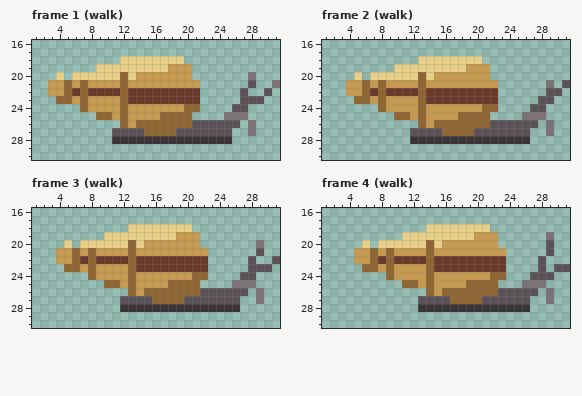
Two states of a pixel-art file, Assets/Animales/caracol_terrestre_de_jf.aseprite. The picture above is the old version.
32x32 pixels, 8 frames. Colours within 5 levels of each other are drawn and written as one. Shown: frame 1 (walk): x 1..31, y 16..30; frame 2 (walk): x 1..31, y 16..30; frame 3 (walk): x 1..31, y 16..30; frame 4 (walk): x 1..31, y 16..30. The commit also changed other frames, which this record leaves out.
The result:
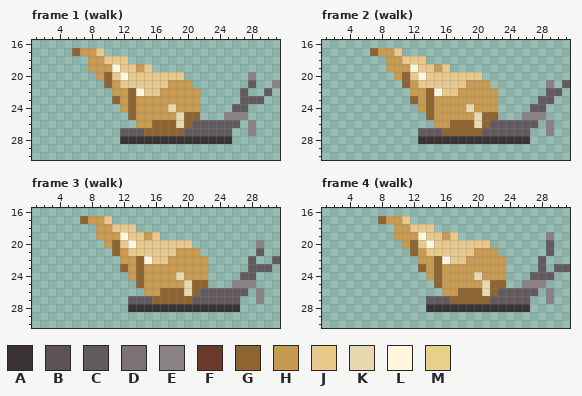
Palette (. is transparent): A #3a3436  B #5a5256  C #625a5e  D #7a7276  E #8a8286  F #6a3a2a  G #8e6430  H #c89a50  J #e8c88a  K #e8d8b0  L #fff4dc  M #e8d088
Edits made:
Changed rows in their new state; - is an unchanged pixel.
Frame 1 (walk):
first column x 3:
17 ---GHHJ----------------------
18 -----HHJJJ.......------------
19 -----HHHLJJHJ.....-----------
20 -.-...HGJLJJJJJJJ.-------E---
21 .......G-JJJJJJ---.------C--E
22 ........HHGLJJHHHHH-----C--C-
23 -.......GHGHHHHHHHH-----CCC--
24 ----.....HG----K-HH----CC----
25 ------....G---HHK-G---EEE----
26 ---------..HH---K-CCCCCC-E---
27 --------.CCC----GCCCCCC--E---
28 --------.--------------------
Frame 2 (walk):
first column x 4:
17 ---GHHJ---------------------
18 -----HHJJJ.......-----------
19 -----HHHLJJHJ.....----------
20 -.-...HGJLJJJJJJJ.----------
21 .......G-JJJJJJ---.------E-C
22 ........HHGLJJHHHHH------CC-
23 -.......GHGHHHHHHHH-----CC--
24 ----.....HG----K-HH----CC---
25 ------....G---HHK-G---EEE---
26 ---------..HH---K-CCCCCC-E--
27 --------.CCC----GCCCCCC--E--
28 --------.-------------------
Frame 3 (walk):
first column x 4:
17 ---GHHJ---------------------
18 -----HHJJJ.......-----------
19 -----HHHLJJHJ.....----------
20 -.-...HGJLJJJJJJJ.-------E--
21 .......G-JJJJJJ---.------C--
22 ........HHGLJJHHHHH-----C--C
23 -.......GHGHHHHHHHH-----CCC-
24 ----.....HG----K-HH----CC---
25 ------....G---HHK-G---EEE---
26 ---------..HH---K-CCCCCC-E--
27 --------.CCC----GCCCCCC--E--
28 --------.-------------------
Frame 4 (walk):
first column x 5:
17 ---GHHJ--------------------
18 -----HHJJJ.......----------
19 -----HHHLJJHJ.....------E--
20 -.-...HGJLJJJJJJJ.------C--
21 .......G-JJJJJJ---.-----C--
22 ........HHGLJJHHHHH----C---
23 -.......GHGHHHHHHHH----C-CC
24 ----.....HG----K-HH---CCC--
25 ------....G---HHK-G--EEE---
26 ---------..HH---K-CCCCC-E--
27 --------.CCC----GCCCCC--E--
28 --------.------------------
Changed places in both pictures, as pixel boxes (x1, y1, x2, y2):
changed: (48, 48, 280, 144)
changed: (346, 48, 570, 144)
changed: (56, 216, 280, 312)
changed: (354, 216, 570, 312)
